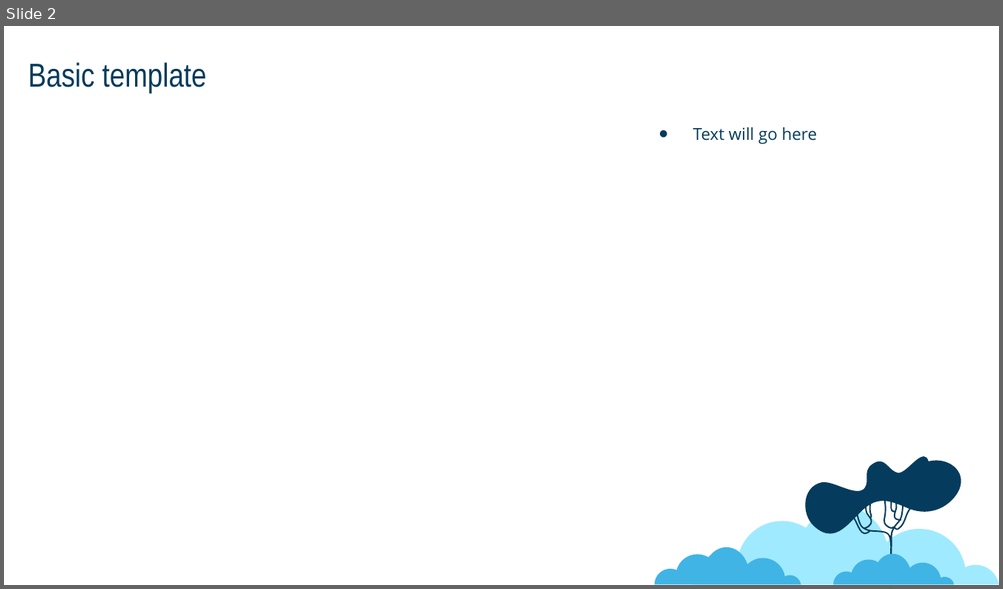
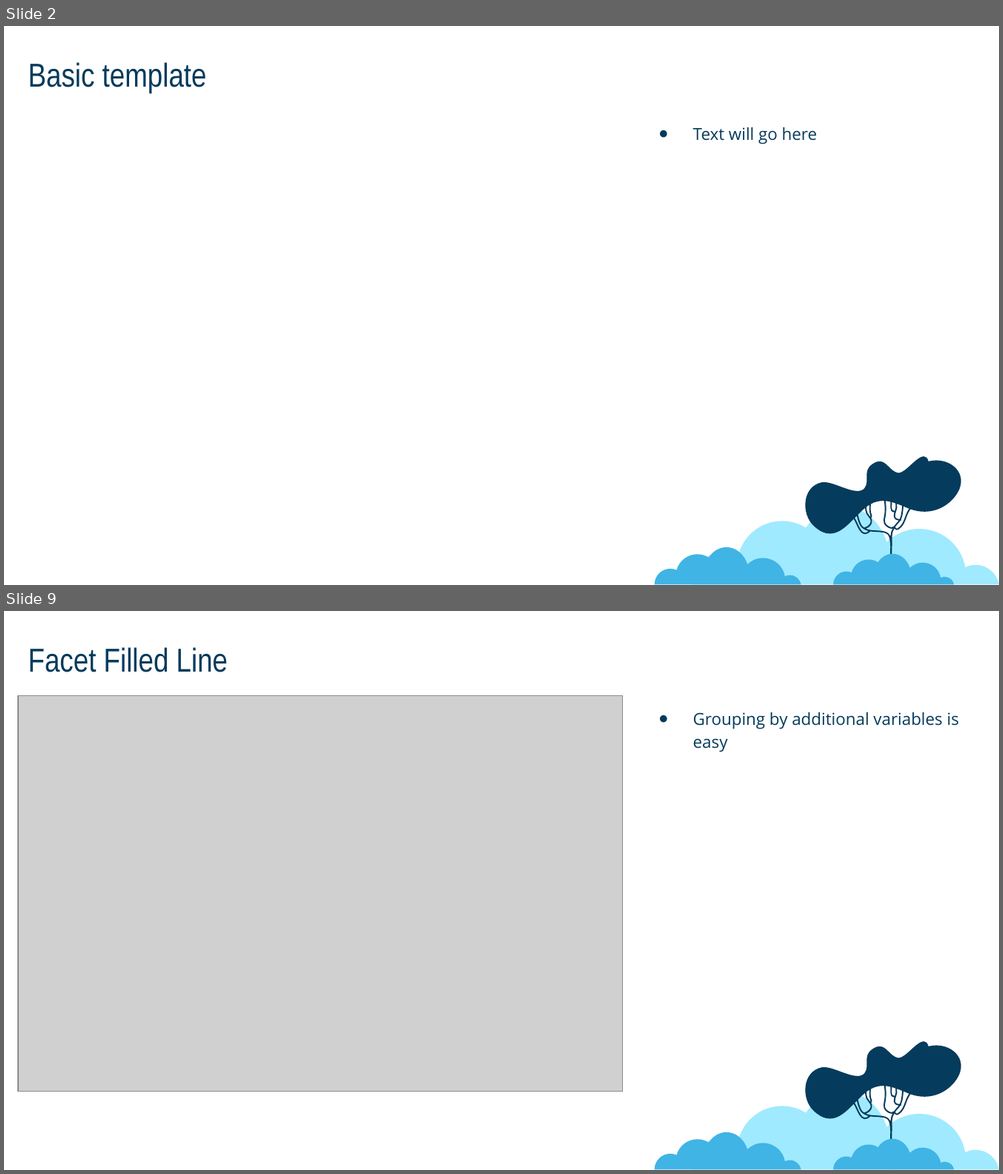
Before and after one commit to jonboone1/plotlyPowerpoint, a slide deck: example/output2.pptx. Shown one above the other, each under a label of ours: slide 2 before the commit, slides 2 and 9 after it; the slides between them are not shown. The pictures are 1003x589 and 1003x1174 pixels, drawn with LibreOffice and Linux fonts; fonts in the diff are those of the drawing; grey boxes stand for pictures. Boxes give left, top, right and bottom in pixels: in the first picture for what was removed or moved away, otherwise in the second. Text is boxed around its words. In the diff, an @@ line names an element or a change of style, - is before the commit and + after.

Commit message:
adding facet spacing as an option

```diff
--- a/example/output2.pptx
+++ b/example/output2.pptx
@@ slide 9 added at (4, 611, 999, 1170), background #FFFFFF; not listed: 4 template elements that a slide beside it also shows @@
@@ title added at (28, 647, 227, 672), 24 pt, text #043A5B @@
+Facet Filled Line
@@ picture added at (18, 695, 622, 1091) @@
@@ text added at (693, 712, 959, 752), 12 pt, text #043A5B @@
+● Grouping by additional variables is easy
```
Also in this commit, not shown: 3 other slides added, 10 other files.
